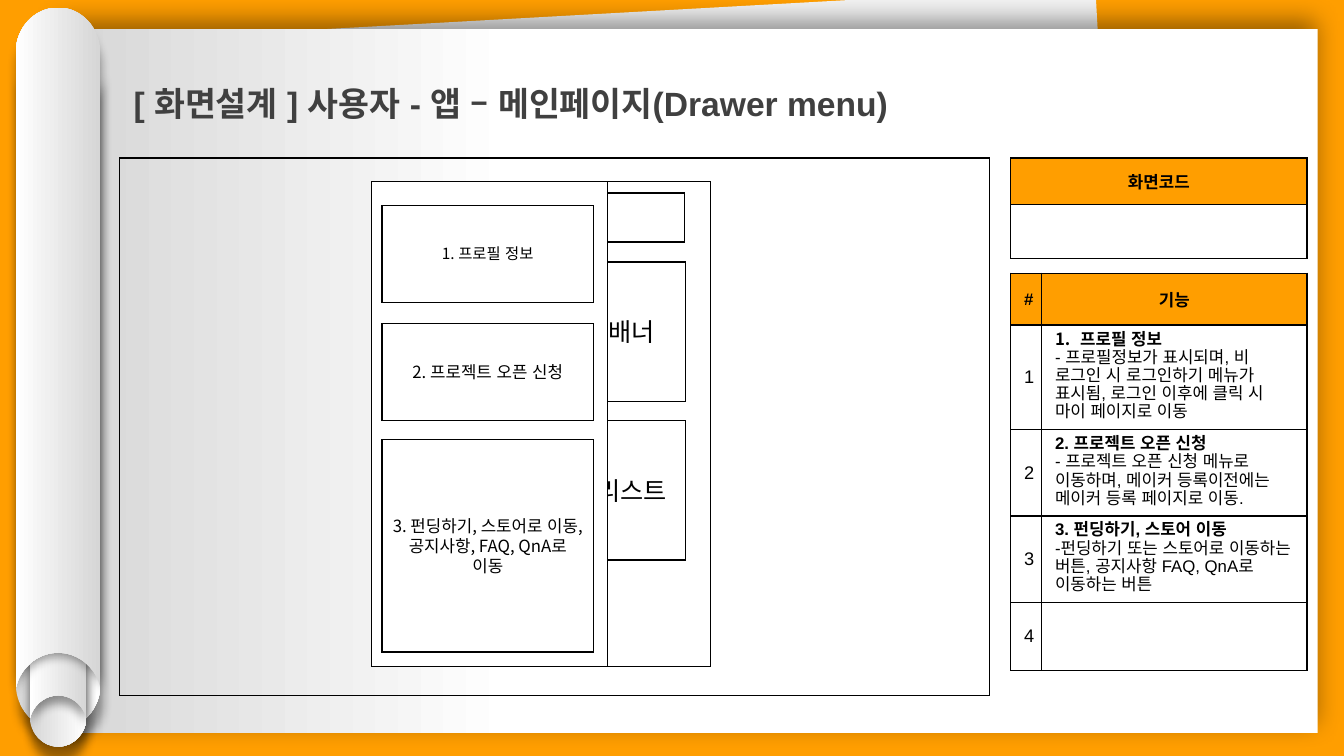
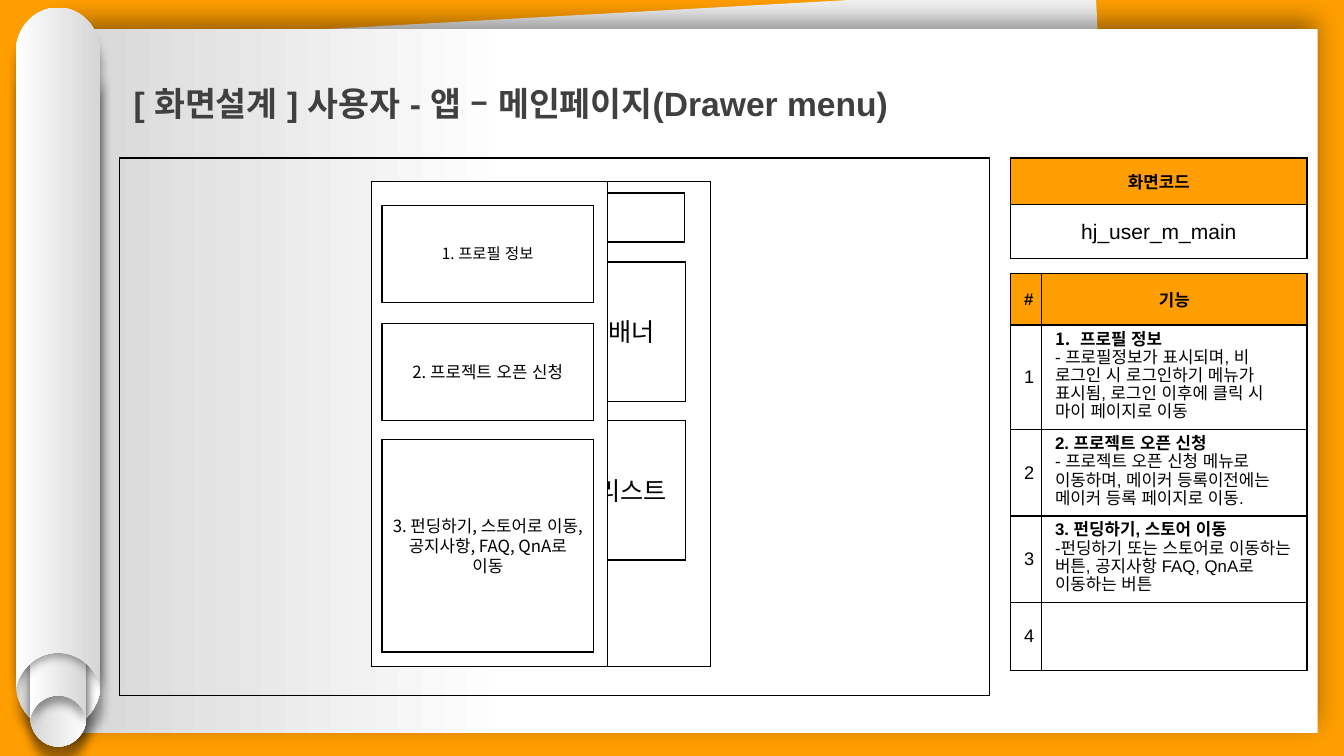
Before and after one commit to hhsw07/ezen-academy-projects, a slide deck: slide 22 of 0 발표용 파워포인트/project06 - 파워포인트 종합 - 형준.pptx. Drawn at 1344x756 pixels with LibreOffice and Linux fonts; fonts in the diff are those of the drawing. Boxes give left, top, right and bottom in pixels: in the first picture for what was removed or moved away, otherwise in the second. Text is boxed around its words. In the diff, an @@ line names an element or a change of style, - is before the commit and + after.

```diff
--- a/0 발표용 파워포인트/project06 - 파워포인트 종합 - 형준.pptx
+++ b/0 발표용 파워포인트/project06 - 파워포인트 종합 - 형준.pptx
@@ table at <box>1011,158,1308,259</box> @@
-row 2, column 1: 
+row 2, column 1: hj_user_m_main
```
Also in this commit, not shown: 4 other slides changed, 54 other files.
